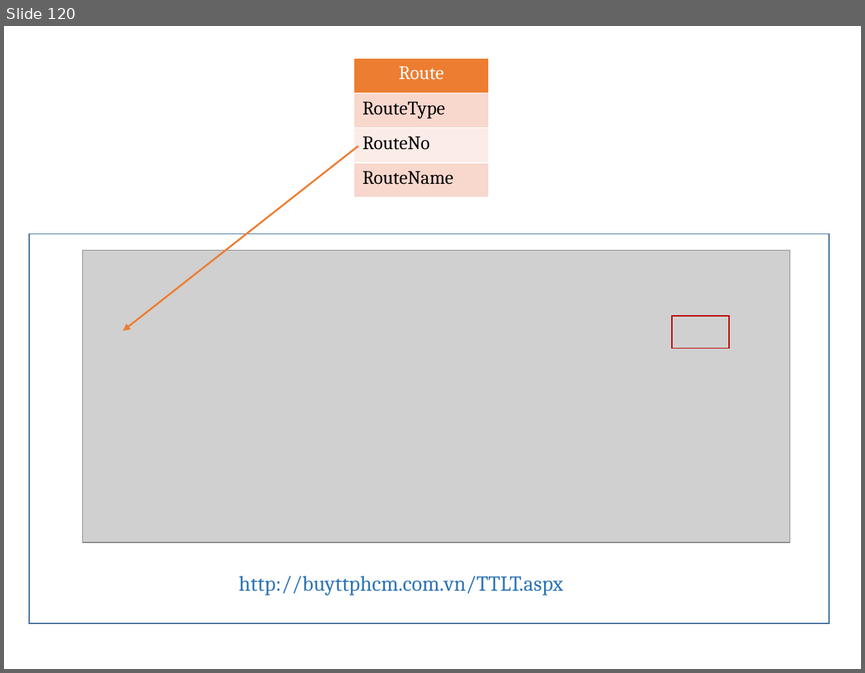
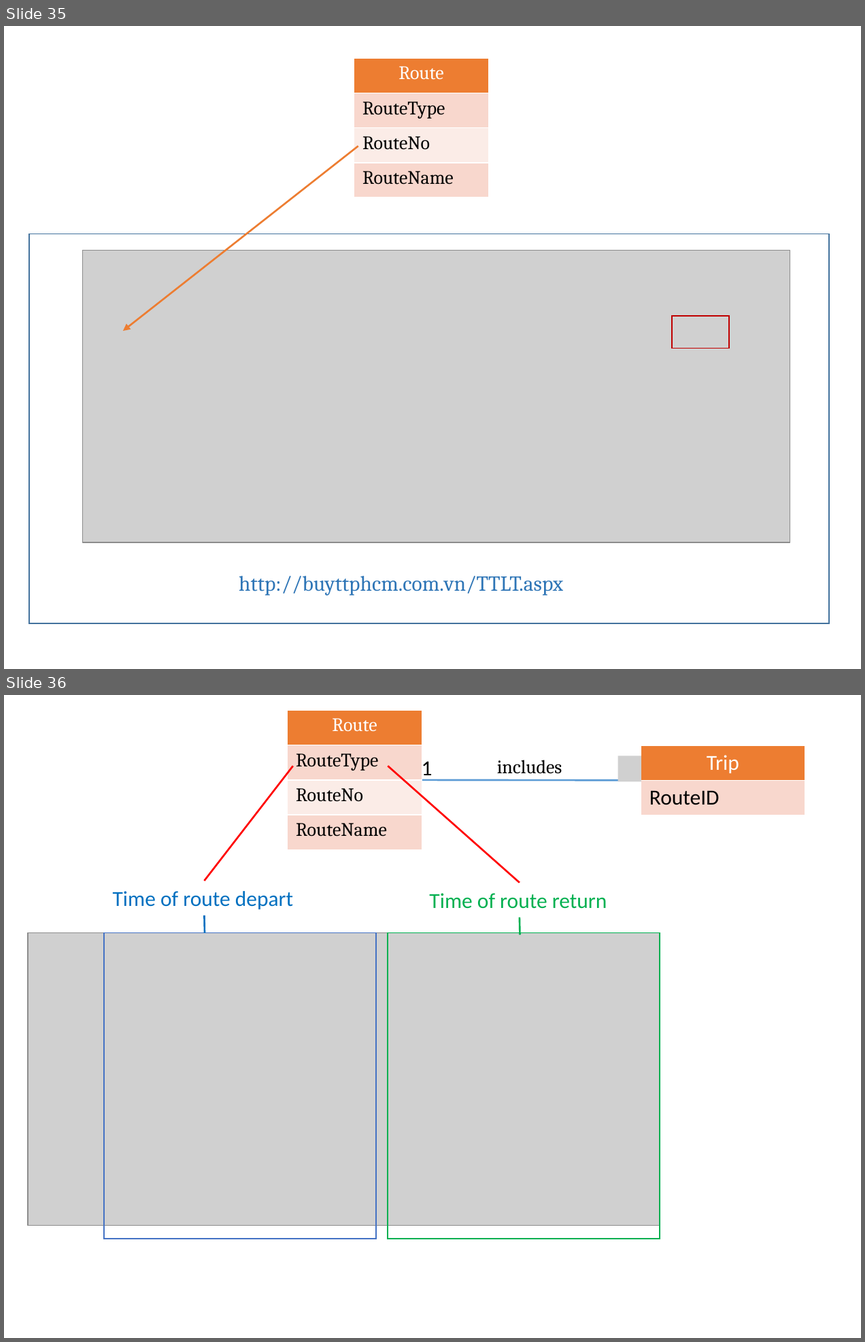
Before and after one commit to hqt/street-router, a slide deck: Document/presentation/full presentation.pptx. Shown one above the other, each under a label of ours: slide 120 before the commit, slides 35 and 36 after it. The pictures are 865x673 and 865x1342 pixels, drawn with LibreOffice and Linux fonts; fonts in the diff are those of the drawing; grey boxes stand for pictures. Boxes give left, top, right and bottom in pixels: in the first picture for what was removed or moved away, otherwise in the second. Text is boxed around its words. In the diff, an @@ line names an element or a change of style, - is before the commit and + after.

```diff
--- a/Document/presentation/full presentation.pptx
+++ b/Document/presentation/full presentation.pptx
@@ slide 36 added at bbox=[4, 695, 861, 1338], background #FFFFFF @@
@@ table added at bbox=[288, 711, 423, 850], 4 rows, 1 columns @@
+Route
+RouteType
+RouteNo
+RouteName
@@ picture added at bbox=[618, 756, 641, 781] @@
@@ table added at bbox=[640, 745, 804, 815], 2 rows, 1 columns @@
+Trip
+RouteID
@@ line added from (293, 766) to (205, 881), #FF0000 1.5 pt @@
@@ line added from (388, 766) to (520, 883), #FF0000 1.5 pt @@
@@ text added at bbox=[422, 761, 432, 781], 18 pt, text #000000 @@
+1
@@ text added at bbox=[497, 760, 562, 774], 16 pt, text #000000 @@
+includes
@@ line added from (422, 780) to (640, 780), #5B9BD5 1.5 pt @@
@@ text added at bbox=[113, 891, 293, 909], 18 pt, text #0070C0 @@
+Time of route depart
@@ text added at bbox=[429, 893, 607, 909], 18 pt, text #00B050 @@
+Time of route return
@@ line added from (205, 915) to (205, 932), #0070C0 1.5 pt @@
@@ line added from (520, 917) to (520, 935), #00B050 1.5 pt @@
@@ picture added at bbox=[28, 932, 660, 1225] @@
@@ rectangle added at bbox=[104, 932, 376, 1238], outline #4472C4 1 pt @@
@@ rectangle added at bbox=[388, 932, 660, 1238], outline #00B050 1 pt @@
@@ what was slide 120 is now slide 35 @@
```
Also in this commit, not shown: 1 slide changed, 65 other slides added, 44 slides removed, 21 other files.
